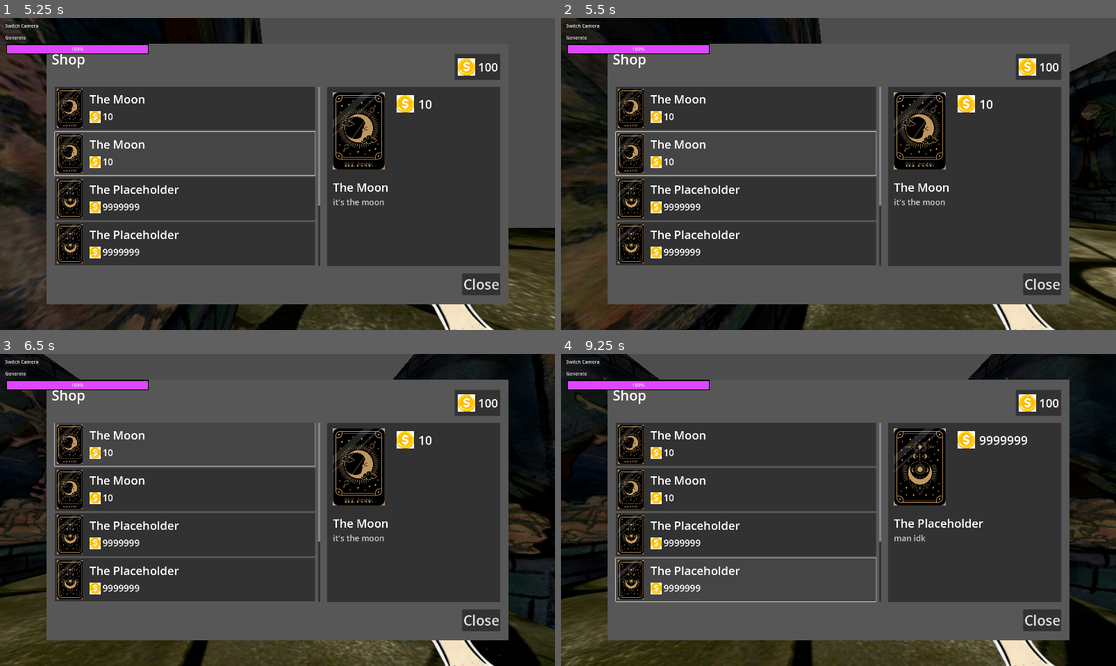
Above: before the commit, frames 1-4 (two rows, left to right).
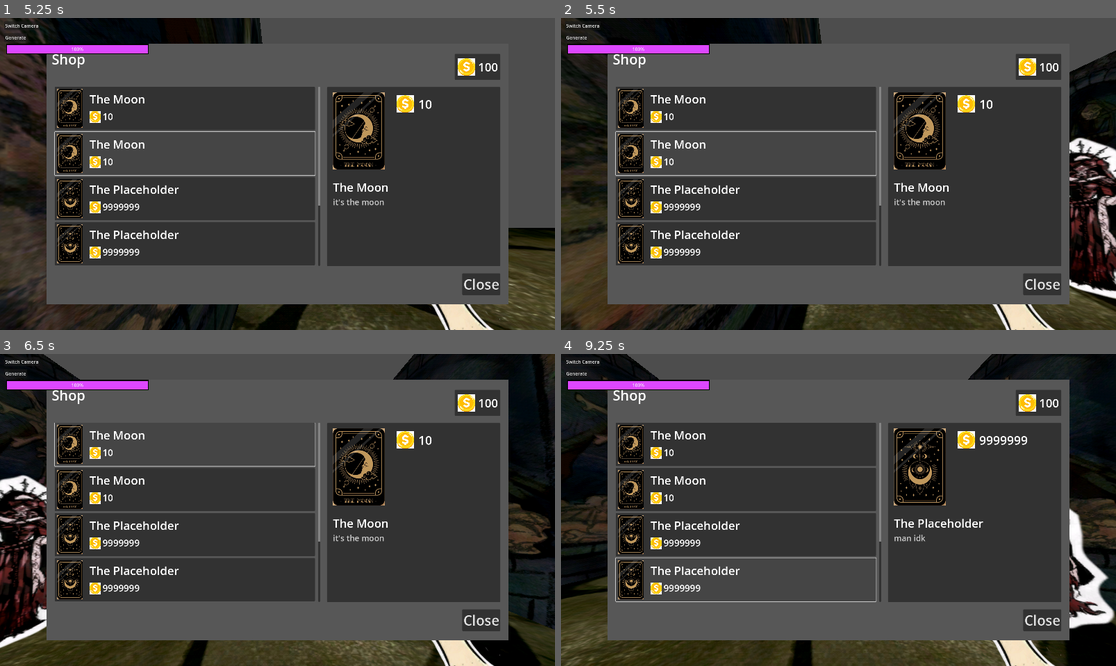
Above: after the commit, the same moments.

Repository: Team-C-623/koven_game
Game: Godot game, scene res://scenes/main3d.tscn
Two runs of this game, one before a commit and one after it. Both use one fixed random seed, a clock stepped at 60 frames per second and the inputs below.
Inputs (mouse positions are in pixels of both pictures, inside the frame that each line leads up to):
- Up to frame 1 (5.25 s): move the mouse to (399, 158) at 0.52 s; hold D (right) 0.53-1.28 s; click (399, 158) at 0.6 s; move the mouse to (166, 189) at 1.27 s; hold S (down) 1.28-2.03 s; click (166, 189) at 1.35 s; move the mouse to (333, 105) at 2.02 s; hold D (right) 2.03-2.78 s; click (333, 105) at 2.1 s; move the mouse to (249, 236) at 2.77 s; hold W (up) 2.78-3.53 s; click (249, 236) at 2.85 s; move the mouse to (444, 220) at 3.52 s; hold A (left) 3.53-5.03 s; click (444, 220) at 3.6 s; move the mouse to (111, 127) at 4.27 s; click (111, 127) at 4.35 s; move the mouse to (305, 174) at 5.02 s; hold S (down) from 5.03 s (still down); click (305, 174) at 5.1 s
- Up to frame 2 (5.5 s): keep holding S (down)
- Up to frame 3 (6.5 s): move the mouse to (194, 432) at 5.77 s; release S (down) at 5.78 s; hold D (right) from 5.78 s (still down); click (194, 432) at 5.85 s
- Up to frame 4 (9.25 s): move the mouse to (960, 494) at 6.52 s; release D (right) at 6.53 s; hold W (up) 6.53-7.28 s; click (960, 494) at 6.6 s; move the mouse to (727, 525) at 7.27 s; hold D (right) 7.28-8.03 s; click (727, 525) at 7.35 s; move the mouse to (894, 441) at 8.02 s; hold S (down) 8.03-8.78 s; click (894, 441) at 8.1 s; move the mouse to (810, 572) at 8.77 s; hold A (left) from 8.78 s (still down); click (810, 572) at 8.85 s

Frame 1 is identical in both runs. In frame 2, 3.0% of the frame differs, in the area x 91-100%, y 38-91%; in frame 3, 3.4%, in the area x 0-9%, y 38-95%; in frame 4, 1.6%.

Commit message:
fixed state machine

Diff:
--- a/scenes/enemy.tscn
+++ b/scenes/enemy.tscn
@@ -47,7 +47,7 @@
 
 [node name="StateMachine" type="Node" parent="." node_paths=PackedStringArray("InitialState")]
 script = ExtResource("3_3cxlk")
-InitialState = NodePath("EnemyChase")
+InitialState = NodePath("EnemyWander")
 
 [node name="EnemyWander" type="Node" parent="StateMachine"]
 script = ExtResource("4_w2i60")
--- a/scenes/enemy_spawner.tscn
+++ b/scenes/enemy_spawner.tscn
@@ -6,7 +6,7 @@
 script = ExtResource("1_gtxt6")
 
 [node name="MobTimer" type="Timer" parent="."]
-wait_time = 10.0
+wait_time = 5.0
 autostart = true
 
 [connection signal="timeout" from="MobTimer" to="." method="_on_mob_timer_timeout"]
--- a/scripts/Enemy/enemy.gd
+++ b/scripts/Enemy/enemy.gd
@@ -4,11 +4,10 @@
 @export var SPEED: float = 1.0
 @export var CHASE_SPEED: float = 2.0
 @export var ACCELERATION: float = 2.0
-@export var CHASE_DISTANCE: float = 20.0  # Distance at which the enemy starts chasing
+@export var CHASE_DISTANCE: float = 10.0  # Distance at which the enemy starts chasing
 
 @onready var sprite: Sprite3D = $Sprite3D
-@onready var ray_cast: RayCast3D = $Sprite3D/RayCast3D
-#@onready var timer = $Timer
+@onready var ray_cast: RayCast3D = $Sprite3D/RayCast3Ds
 
 # Health Bar
 @onready var progress = $"../CanvasLayer/ProgressBar"
@@ -20,7 +19,6 @@
 
 func _ready():
 	pass
-
 
 func _physics_process(delta: float) -> void:
 	# Debugging
--- a/scripts/Enemy/enemy_chase.gd
+++ b/scripts/Enemy/enemy_chase.gd
@@ -6,12 +6,12 @@
 
 func _ready() -> void:
 	player = get_tree().get_first_node_in_group("Player Groups")
-	pass
 
 func process(delta: float):
-	pass
+	if enemy.global_position.distance_to(player.global_position) > enemy.CHASE_DISTANCE:
+		Transitioned.emit(self, "EnemyWander")
 
-func _physics_process(delta: float):
+func physics_process(delta: float):
 	if player:
-		var direction = (enemy.player_3d.global_position - enemy.global_position).normalized()
+		var direction = (player.global_position - enemy.global_position).normalized()
 		enemy.velocity = direction * enemy.CHASE_SPEED
--- a/scripts/Enemy/enemy_wanderer.gd
+++ b/scripts/Enemy/enemy_wanderer.gd
@@ -5,10 +5,18 @@
 var wander_time: float = 0.0
 
 @onready var enemy: CharacterBody3D = get_parent().get_parent()
+var player: CharacterBody3D = null
+
+func _ready() -> void:
+	player = get_tree().get_first_node_in_group("Player Groups")
+	pass
 
 func randomize_variables():
-	wander_direction = Vector3(randf_range(-1.0, 1.0), 0.0, randf_range(-1.0, 1.0))
 	wander_time = randf_range(1.5, 4)
+	if randi_range(0, 3) != 1:
+		wander_direction = Vector3(randf_range(-1.0, 1.0), 0.0, randf_range(-1.0, 1.0))
+	else:
+		wander_direction = Vector3.ZERO
 
 func enter():
 	randomize_variables()
@@ -19,7 +27,10 @@
 
 	wander_time -= delta
 
-func _physics_process(_delta: float):
+	if enemy.global_position.distance_to(player.global_position) < enemy.CHASE_DISTANCE:
+		Transitioned.emit(self, "EnemyChase")
+
+func physics_process(_delta: float):
 	enemy.velocity = wander_direction * enemy.SPEED
 
 	if not enemy.is_on_floor():
--- a/scripts/StateMachine/state_machine.gd
+++ b/scripts/StateMachine/state_machine.gd
@@ -5,7 +5,6 @@
 
 var current_state: State = null
 var states: Dictionary = {}
-
 
 # Called when the node enters the scene tree for the first time.
 func _ready() -> void:
@@ -24,7 +23,7 @@
 
 func _physics_process(delta: float) -> void:
 	if current_state:
-		current_state._physics_process(delta)
+		current_state.physics_process(delta)
 
 func on_child_transitioned(state, new_state_name):
 	if state != current_state:
@@ -36,3 +35,4 @@
 		current_state.exit()
 
 	new_state.enter()
+	current_state = new_state
